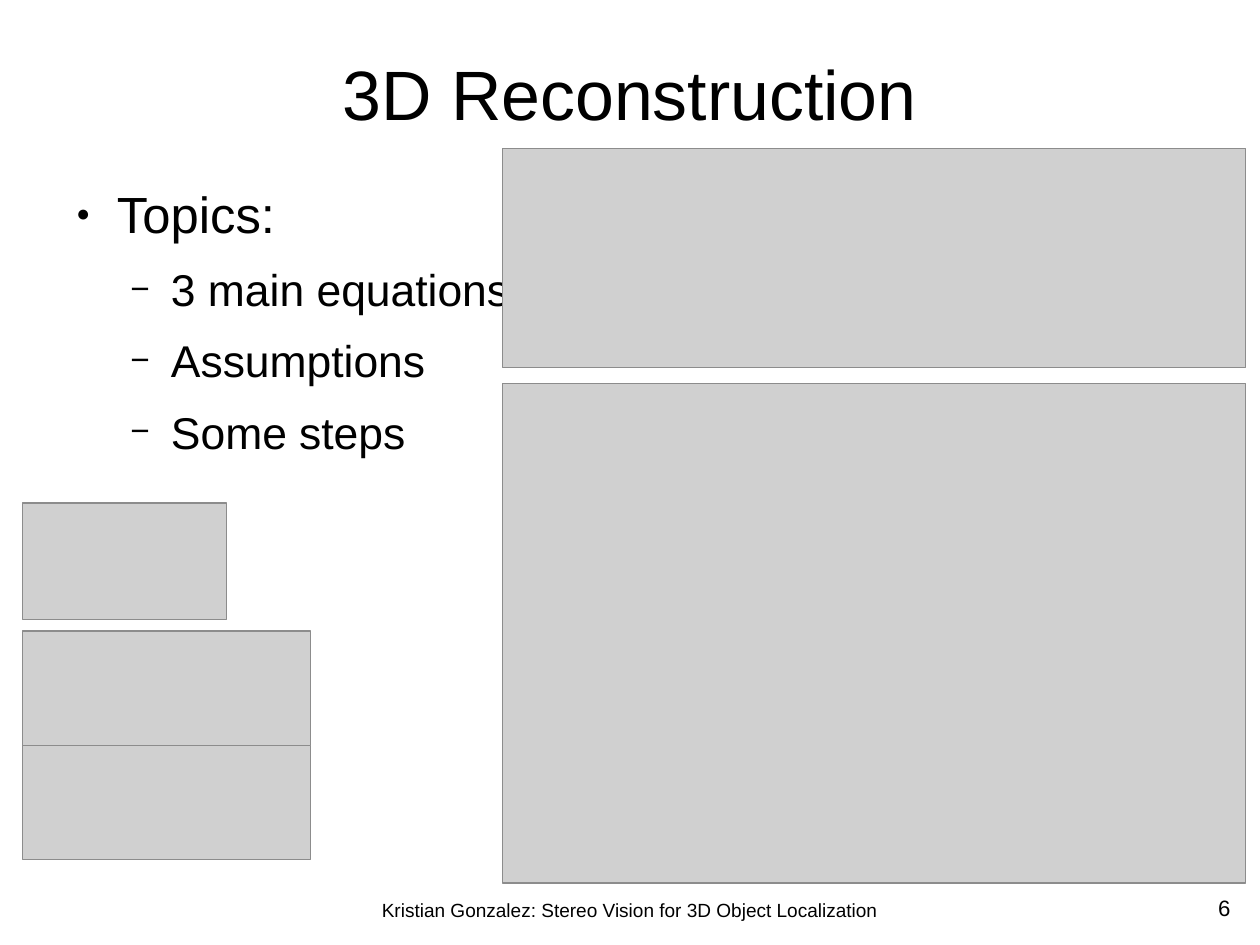
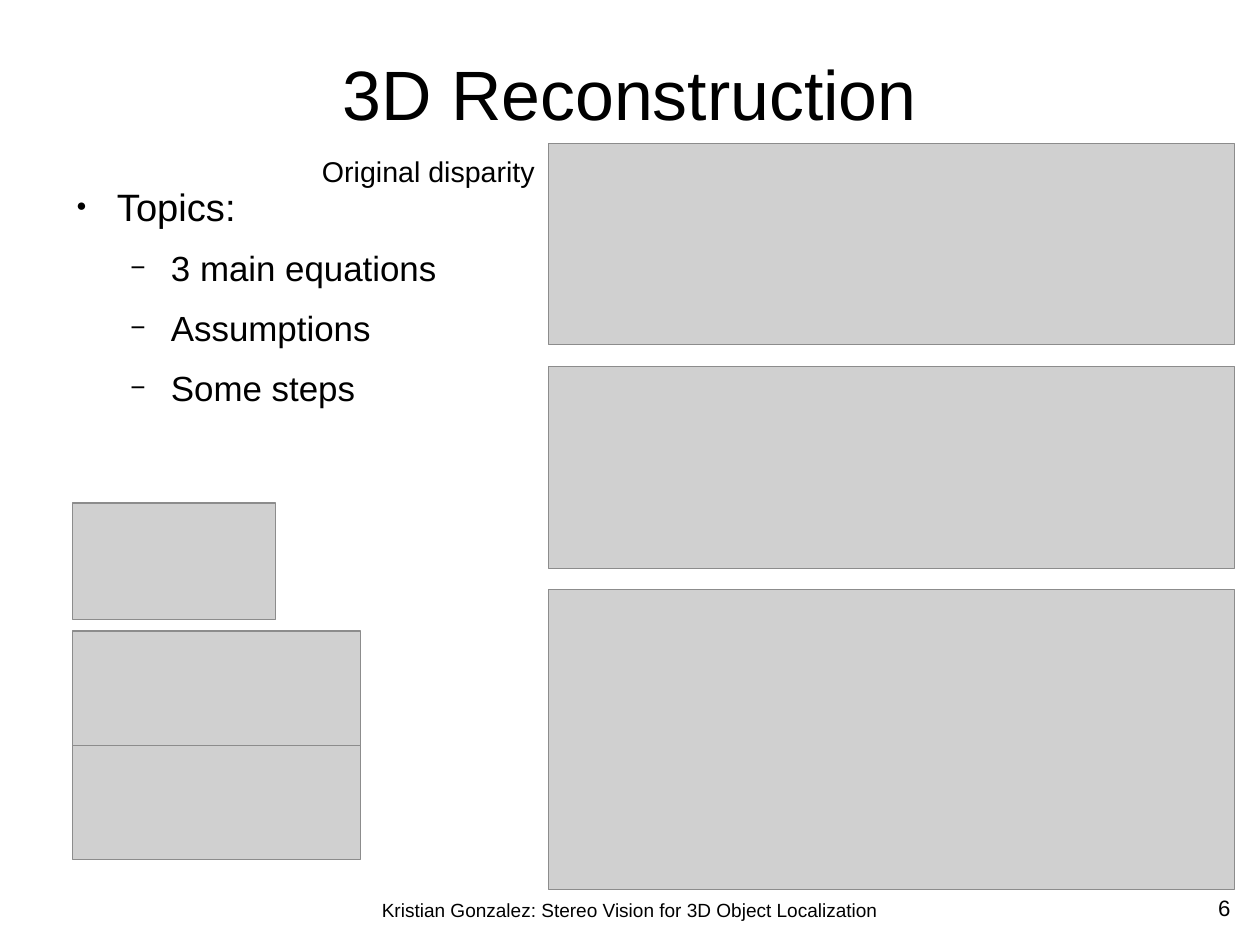
Before and after one commit to kjgonzalez/codefiles, a slide deck: slide 6 of k_thesis/02_presentation/thesis_presentation.odp. Drawn at 1260x945 pixels with LibreOffice and Linux fonts; fonts in the diff are those of the drawing; grey boxes stand for pictures; background and template pictures are left out. Boxes give left, top, right and bottom in pixels: in the first picture for what was removed or moved away, otherwise in the second. Text is boxed around its words. In the diff, an @@ line names an element or a change of style, - is before the commit and + after.

```diff
--- a/k_thesis/02_presentation/thesis_presentation.odp
+++ b/k_thesis/02_presentation/thesis_presentation.odp
@@ picture: place and size @@
-picture at [503, 149, 1246, 368]
+picture at [549, 144, 1235, 345]
@@ text added at [322, 161, 534, 188], 18 pt, text #000000 @@
+Original disparity
@@ text "Topics:" at [117, 193, 436, 408]: size 32 to 24 pt in "Topics:"; size 28 to 22 pt in "3 main equations", "Assumptions", "Some steps" @@
@@ picture added at [549, 367, 1235, 569] @@
@@ 3 pictures: place and size @@
-3 pictures at [23, 503, 311, 860]
+3 pictures at [72, 503, 360, 860]
@@ picture: place and size @@
-picture at [503, 384, 1246, 884]
+picture at [549, 590, 1235, 890]
```
Also in this commit, not shown: 5 other slides changed, 2 slides added, 1 other file.
